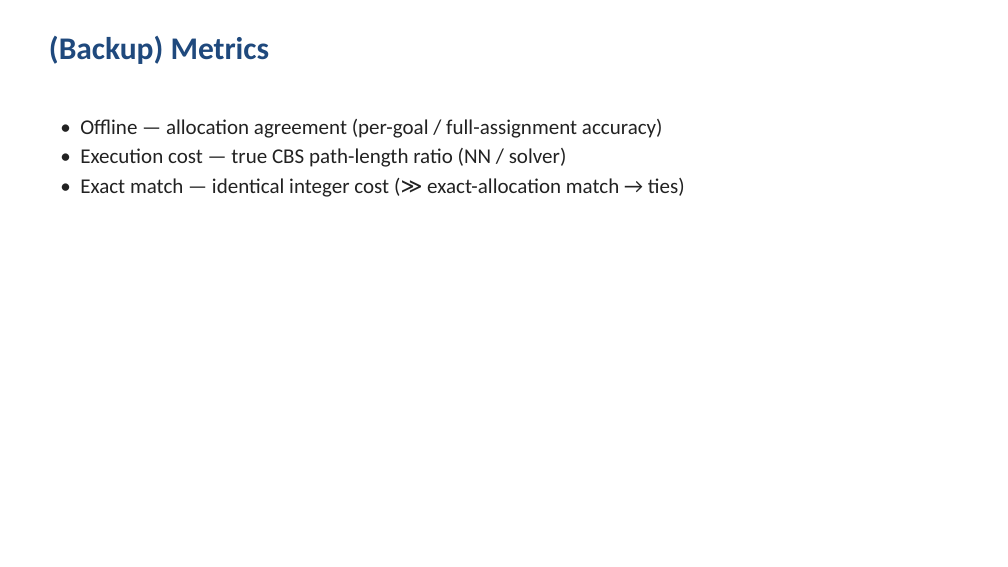
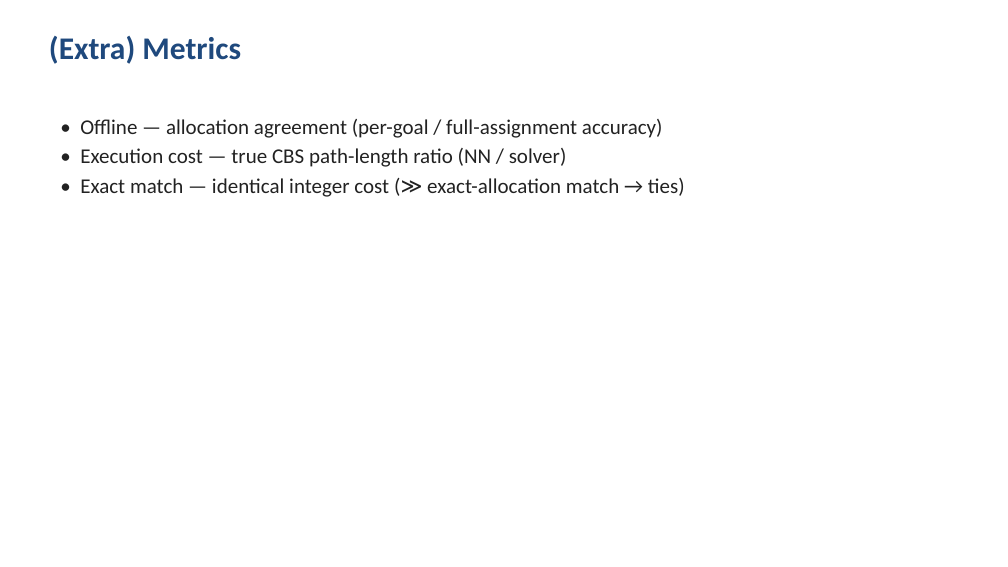
Before and after one commit to Dayan135/Neural_MCPF_Allocation, a slide deck: slide 30 of presentation/slides_claude.pptx (slide 23 before the commit). Drawn at 1008x567 pixels with LibreOffice and Linux fonts; fonts in the diff are those of the drawing. Boxes give left, top, right and bottom in pixels: in the first picture for what was removed or moved away, otherwise in the second. Text is boxed around its words. In the diff, an @@ line names an element or a change of style, - is before the commit and + after.

```diff
--- a/presentation/slides_claude.pptx
+++ b/presentation/slides_claude.pptx
@@ text at [49,36,241,64]: text changed @@
-(Backup) Metrics
+(Extra) Metrics
```
Also in this commit, not shown: 6 other slides changed, 11 slides added, 5 slides removed, 20 other files.
